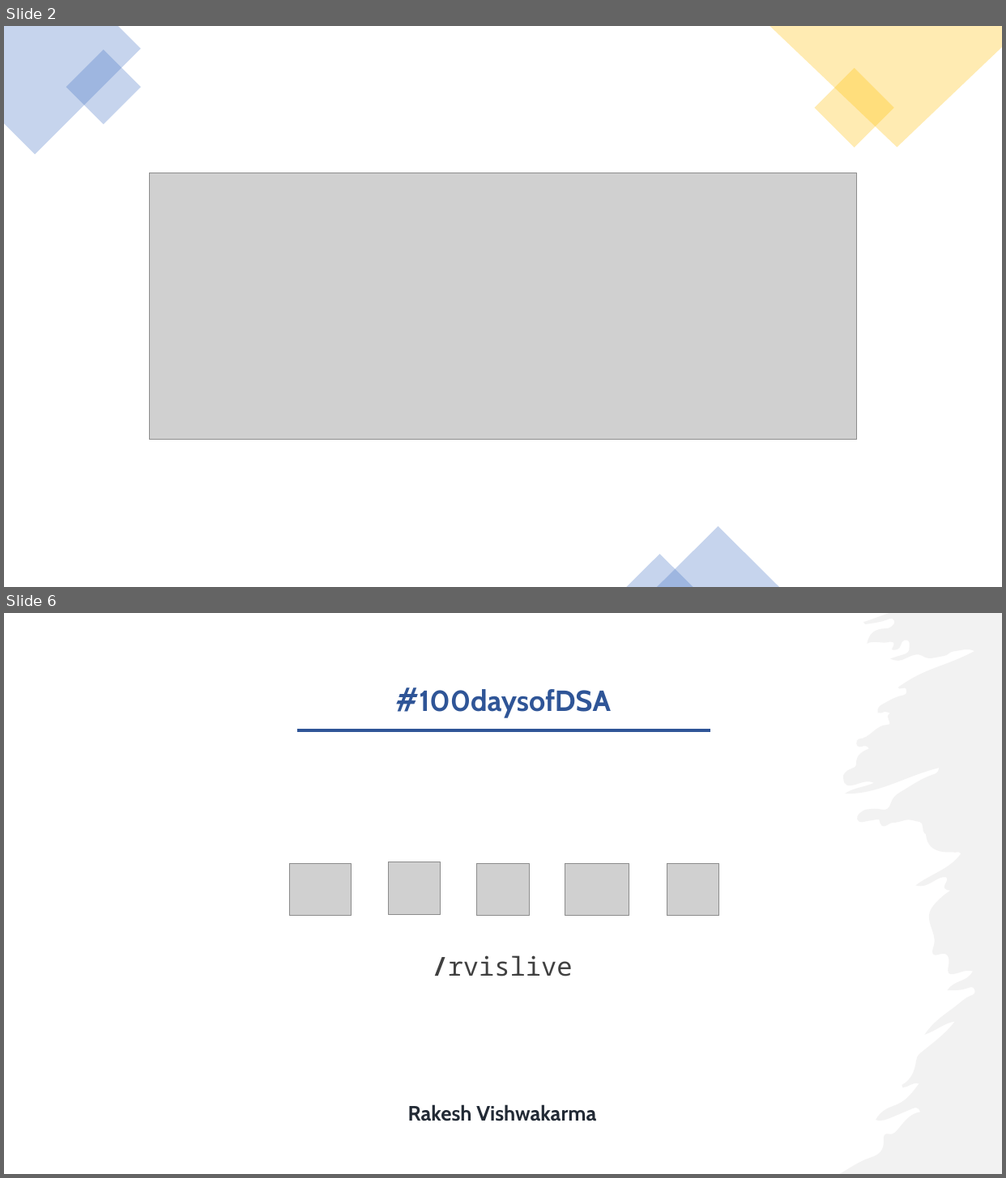
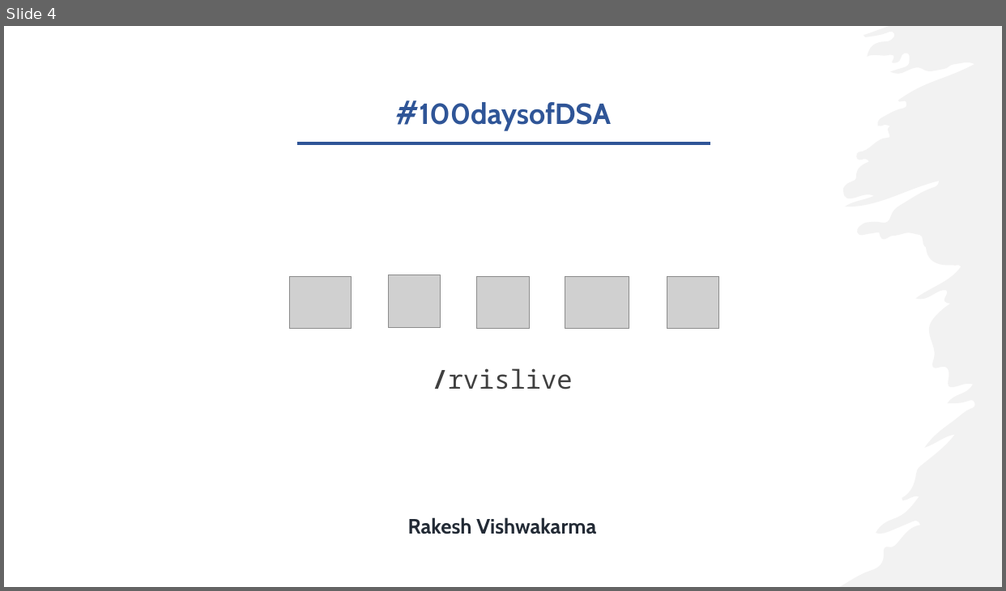
Before and after one commit to rvislive/100daysofDSA, a slide deck: docs/master.pptx. Shown one above the other, each under a label of ours: slides 2 and 6 before the commit, slide 4 after it; the slides between them are not shown. The pictures are 1006x1178 and 1006x591 pixels, drawn with LibreOffice and Linux fonts; fonts in the diff are those of the drawing; grey boxes stand for pictures. Boxes give left, top, right and bottom in pixels: in the first picture for what was removed or moved away, otherwise in the second. Text is boxed around its words. In the diff, an @@ line names an element or a change of style, - is before the commit and + after.

```diff
--- a/docs/master.pptx
+++ b/docs/master.pptx
@@ slide 2 removed at bbox=[4, 26, 1002, 587], background #FFFFFF @@
@@ freeform shape removed at bbox=[4, 26, 141, 155] @@
@@ rectangle removed at bbox=[66, 49, 142, 125] @@
@@ freeform shape removed at bbox=[769, 26, 1002, 148] @@
@@ rectangle removed at bbox=[814, 68, 893, 148] @@
@@ picture removed at bbox=[149, 173, 858, 440] @@
@@ triangle removed at bbox=[657, 527, 779, 587] @@
@@ triangle removed at bbox=[627, 555, 693, 587] @@
@@ what was slide 6 is now slide 4 @@
```
Also in this commit, not shown: 3 slides added, 4 other slides removed, 26 other files.
